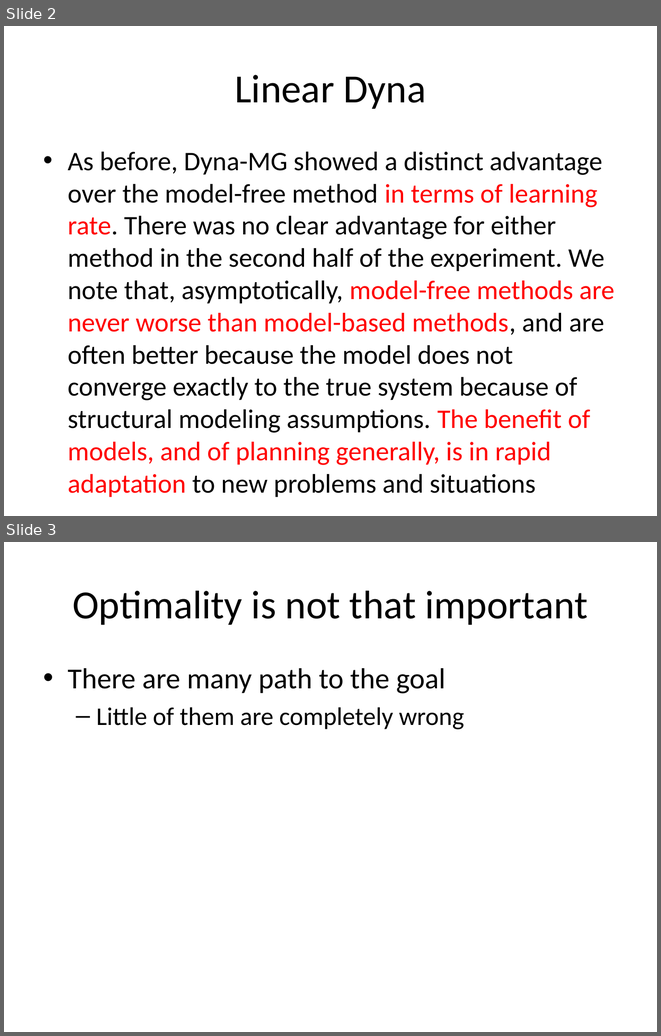
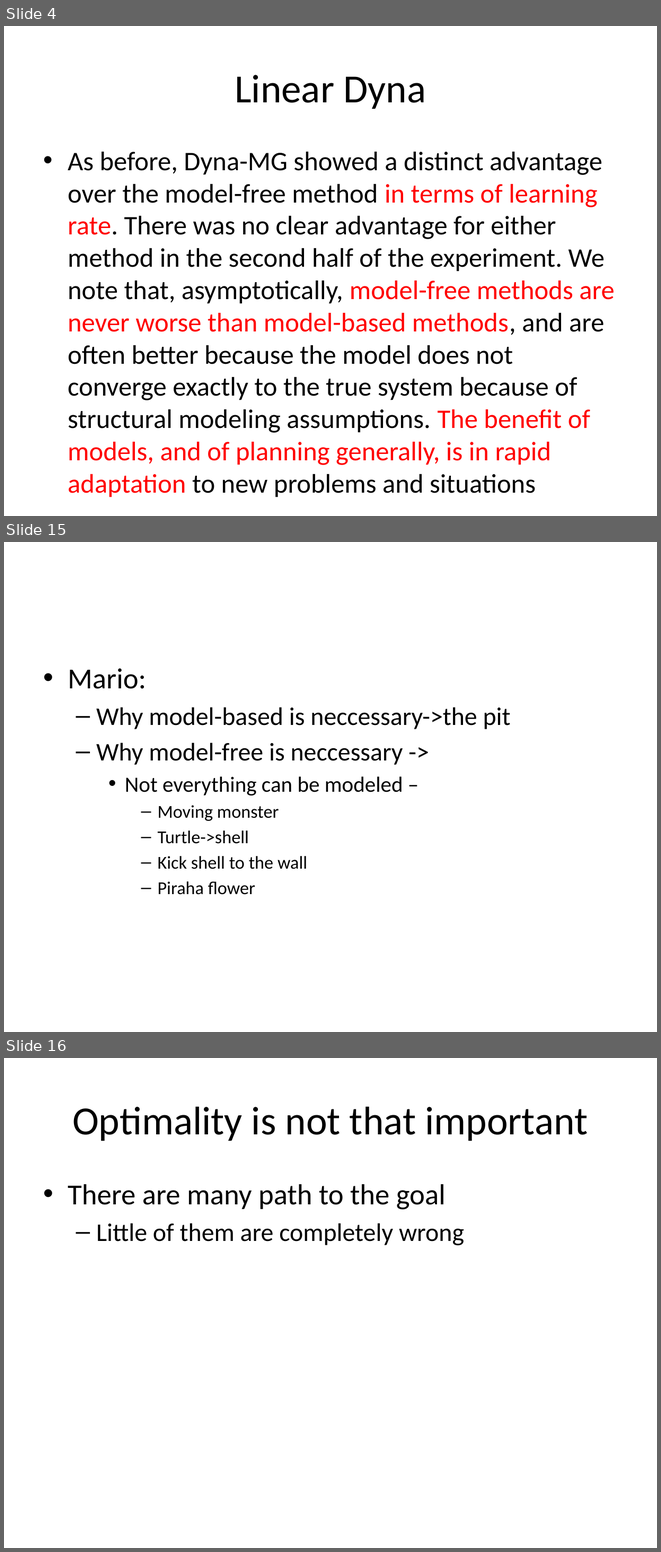
Before and after one commit to lono175/Thesis, a slide deck: OptimalPlanning.pptx. Shown one above the other, each under a label of ours: slides 2 and 3 before the commit, slides 4, 15 and 16 after it; the slides between them are not shown. The pictures are 661x1036 and 661x1552 pixels, drawn with LibreOffice and Linux fonts; fonts in the diff are those of the drawing. Boxes give left, top, right and bottom in pixels: in the first picture for what was removed or moved away, otherwise in the second. Text is boxed around its words. In the diff, an @@ line names an element or a change of style, - is before the commit and + after.

```diff
--- a/OptimalPlanning.pptx
+++ b/OptimalPlanning.pptx
@@ slide 15 added at box(4, 542, 657, 1032), background #FFFFFF @@
@@ text added at box(68, 668, 511, 894), 28 pt, text #000000 @@
+• Mario:
+  – Why model-based is neccessary->the pit
+  – Why model-free is neccessary ->
+    • Not everything can be modeled –
+      – Moving monster
+      – Turtle->shell
+      – Kick shell to the wall
+      – Piraha flower
@@ what was slide 2 is now slide 4 @@
@@ what was slide 3 is now slide 16 @@
```
Also in this commit, not shown: 13 other slides added, 1 slide removed.
